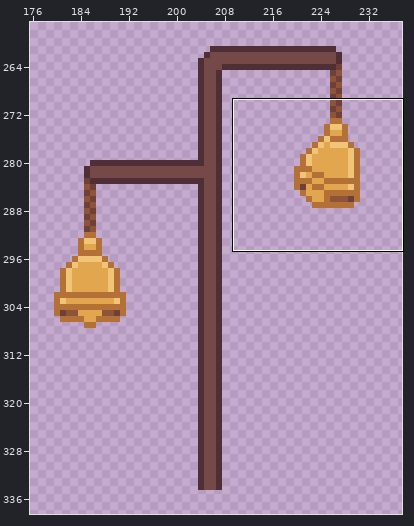
Two versions of one pixel-art file, Biogenesis_SNZA/Assets/Sprites/Maps/Props/Dungeon/GanderProps.aseprite. The first picture is a wide view before the edit; the outline marks the close-up.
Close-up. Earlier state:
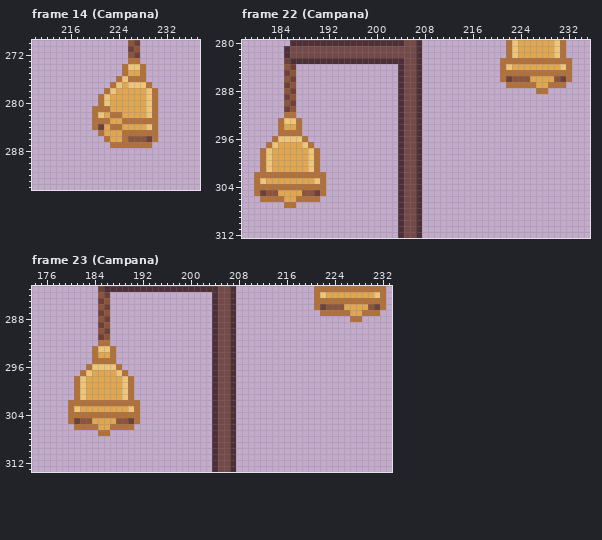
641x360 pixels, 71 frames. Shown: frame 14 (Campana): x 210..237, y 270..294; frame 22 (Campana): x 178..235, y 280..312; frame 23 (Campana): x 174..233, y 283..313. The wide view leaves out empty margins. The commit also changed other frames or places, which this record leaves out.
The result:
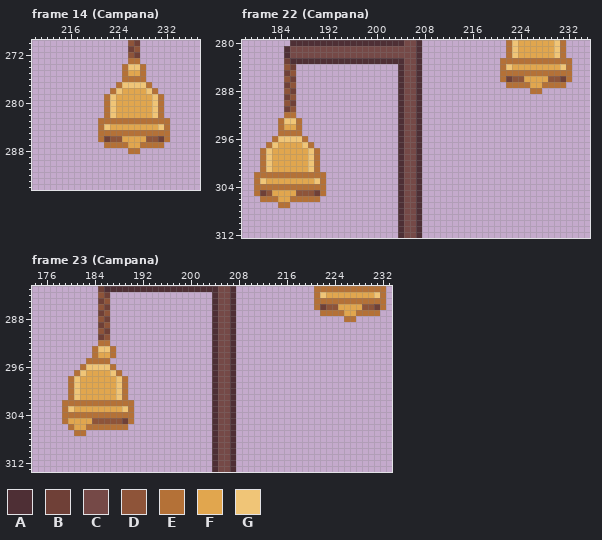
Palette (. is transparent): A #4e2f35  B #6f4037  C #754947  D #8e5439  E #b47137  F #e1a64e  G #f0c577
Changes in this commit:
Changed rows in their new state; - is an unchanged pixel.
Frame 14 (Campana), layer "Layer 3":
first column x 220:
276 ----.E-------
277 ---.EG-------
278 --.EG--------
279 -.EG-----FGE-
280 -.EG-----FGE-
281 ..-G-----FGE-
282 ..EGF----FGE-
283 .--EE------EE
284 .EGFF----FFGE
285 --EEE------EE
286 -EBDDFFFFDDBE
287 --E---FF--EE-
288 ------EE-----
Frame 22 (Campana), layers "Layer 3 Copy", "Layer 3":
first column x 225:
286 F---D
287 -F-E-
288 -E-.-
first column x 183:
305 F---D
306 -F-E-
307 -E-.-
Frame 23 (Campana), layers "Layer 3 Copy", "Layer 3":
first column x 225:
286 F---D
287 -F-E-
288 -E-.-
first column x 179:
295 ----E---.----
296 ---EG---E.---
297 --EGF---GE.--
298 -EGF-----GE.-
299 -EGF-----GE.-
300 -EGF-----GE.-
301 -EGF-----GE.-
302 E-----------.
303 EGF-------GE.
304 E-----------.
305 EFFFFDDDD-BE.
306 -EFF--EE---.-
307 --EE--..-----
Changed places in both close-ups, as pixel boxes (x1, y1, x2, y2):
changed: (92, 76, 170, 154)
changed: (524, 76, 554, 94)
changed: (272, 190, 302, 208)
changed: (338, 304, 368, 322)
changed: (62, 358, 140, 436)
